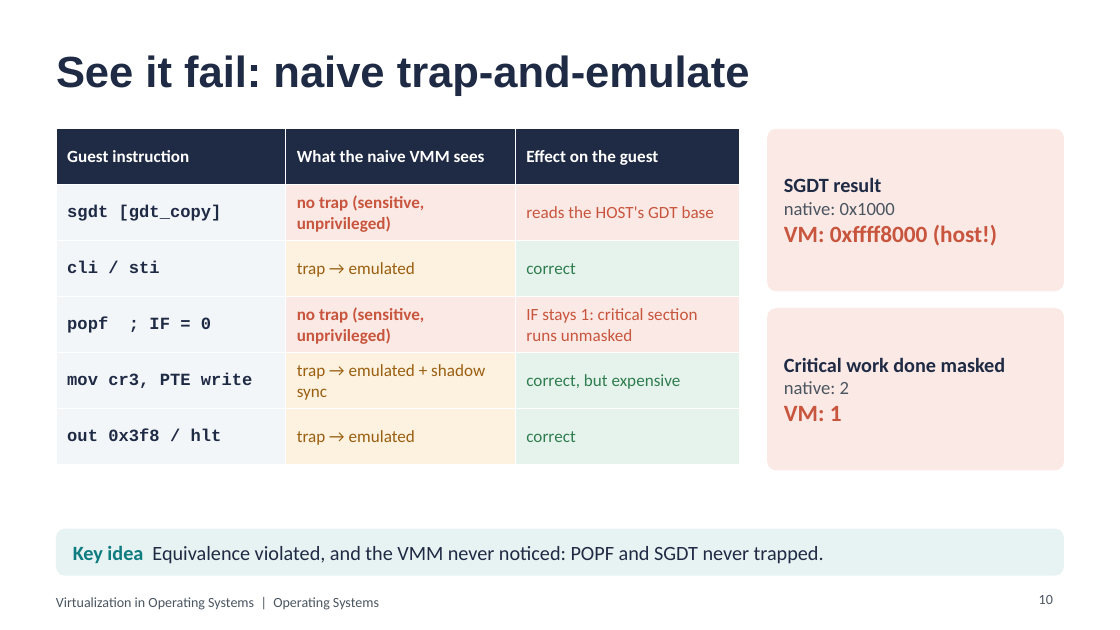
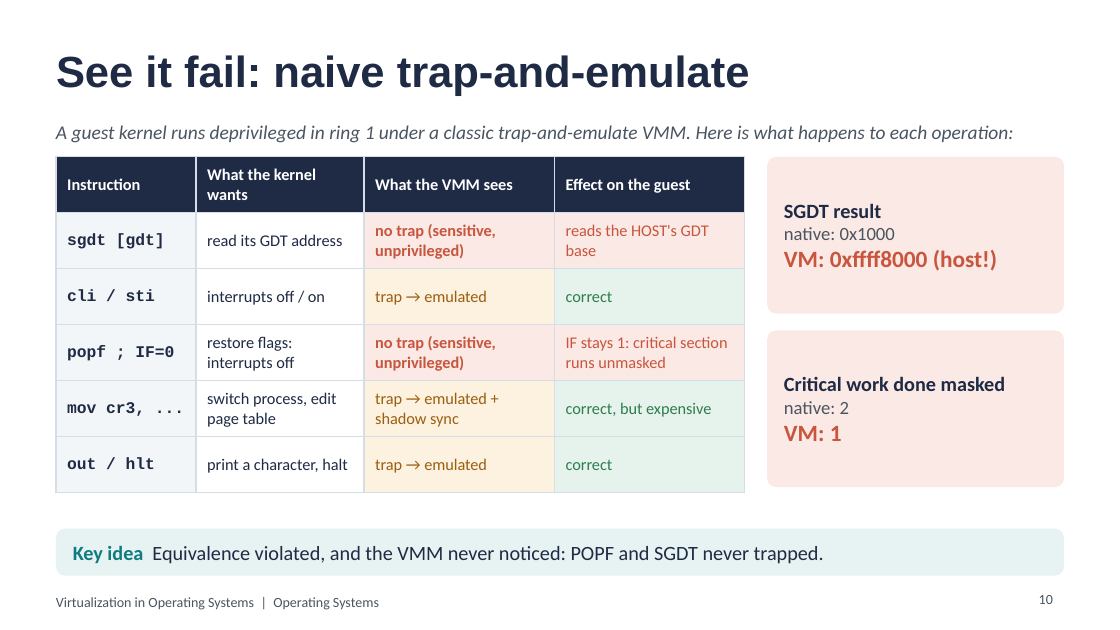
Before and after one commit to aliyassine22/OS-Virtualization, a slide deck: slide 10 of presentation/powerpoint/Virtualization_in_OS.pptx. Drawn at 1120x630 pixels with LibreOffice and Linux fonts; fonts in the diff are those of the drawing. Boxes give left, top, right and bottom in pixels: in the first picture for what was removed or moved away, otherwise in the second. Text is boxed around its words. In the diff, an @@ line names an element or a change of style, - is before the commit and + after.

```diff
--- a/presentation/powerpoint/Virtualization_in_OS.pptx
+++ b/presentation/powerpoint/Virtualization_in_OS.pptx
@@ text added at (56, 125, 1014, 143), 12.5 pt, text #4A5560, italic @@
+A guest kernel runs deprivileged in ring 1 under a classic trap-and-emulate VMM. Here is what happens to each operation:
@@ table at (56, 157, 745, 477) @@
-column 1: Guest instruction | sgdt [gdt_copy] | cli / sti | popf ; IF = 0 | mov cr3, PTE write | out 0x3f8 / hlt
-column 2: What the naive VMM sees | no trap (sensitive, unprivileged) | trap → emulated | no trap (sensitive, unprivileged) | trap → emulated + shadow sync | trap → emulated
+column 1: Instruction | sgdt [gdt] | cli / sti | popf ; IF=0 | mov cr3, ... | out / hlt
+column 2: What the kernel wants | read its GDT address | interrupts off / on | restore flags: interrupts off | switch process, edit page table | print a character, halt
+column 3: What the VMM sees | no trap (sensitive, unprivileged) | trap → emulated | no trap (sensitive, unprivileged) | trap → emulated + shadow sync | trap → emulated
@@ table: place and size @@
-table at (56, 129, 739, 449)
+table at (56, 157, 745, 477)
@@ rounded rectangle at (767, 157, 1064, 314): proportions changed @@
@@ rounded rectangle: place and size @@
-rounded rectangle at (767, 129, 1064, 291)
+rounded rectangle at (767, 157, 1064, 314)
@@ text "SGDT result": place and size @@
-text "SGDT result" at (784, 177, 997, 246)
+text "SGDT result" at (784, 203, 997, 271)
@@ rounded rectangle: place and size @@
-rounded rectangle at (767, 308, 1064, 470)
+rounded rectangle at (767, 330, 1064, 487)
@@ rounded rectangle at (767, 330, 1064, 487): proportions changed @@
@@ text "Critical work done masked": place and size @@
-text "Critical work done masked" at (784, 357, 1006, 421)
+text "Critical work done masked" at (784, 376, 1006, 441)
```
Also in this commit, not shown: 14 other slides changed, 26 other files.
